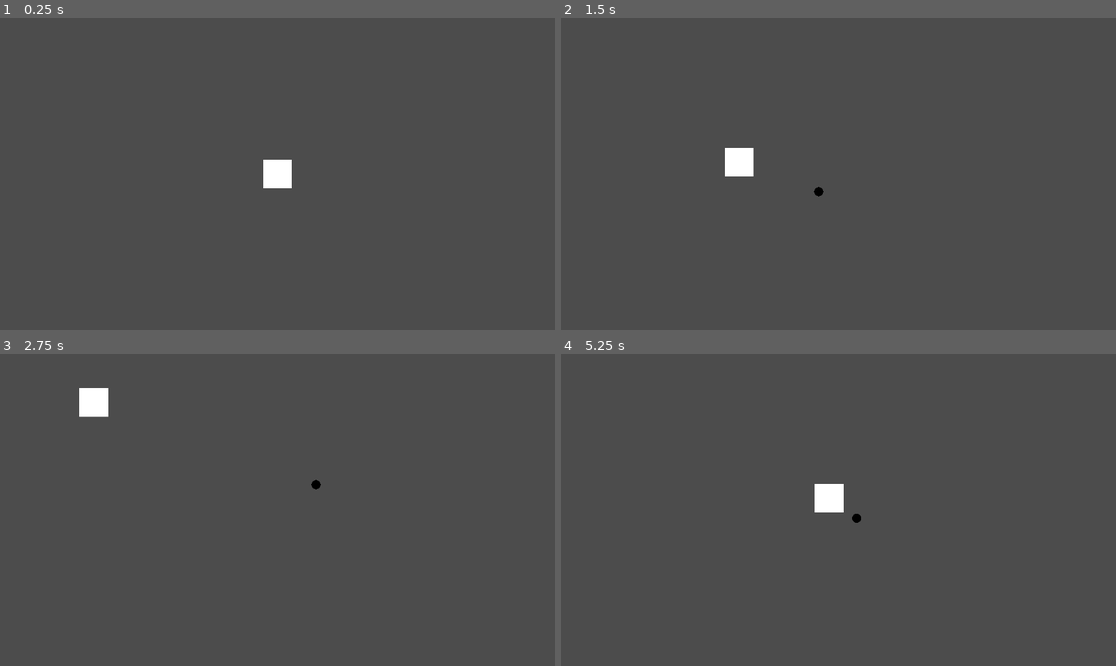
Above: before the commit, frames 1-4 (two rows, left to right).
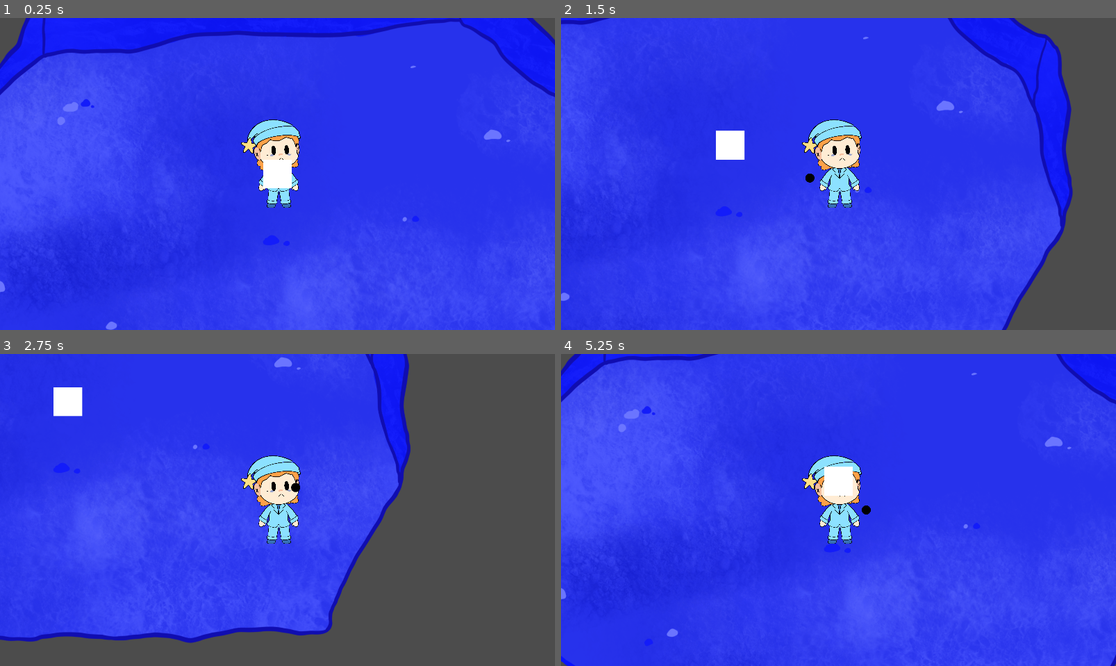
Above: after the commit, the same moments.

Repository: GayFreaks/FiveNightSleep
Game: Godot game, scene res://Levels/Overworld.tscn
The game is run twice, just before and just after one commit, with the same random seed, the same clock (stepped at 60 frames per second) and the same inputs.
Inputs (mouse positions are in pixels of both pictures, inside the frame that each line leads up to):
- Up to frame 1 (0.25 s): no input
- Up to frame 2 (1.5 s): tap Enter at 0.5 s; move the mouse to (960, 158) at 0.52 s; hold D (Move_Right) 0.53-1.28 s; click (960, 158) at 0.67 s; move the mouse to (727, 189) at 1.27 s; hold S (Move_Down) from 1.28 s (still down); click (727, 189) at 1.42 s
- Up to frame 3 (2.75 s): move the mouse to (333, 441) at 2.02 s; release S (Move_Down) at 2.03 s; hold D (Move_Right) from 2.03 s (still down); click (333, 441) at 2.17 s
- Up to frame 4 (5.25 s): move the mouse to (810, 572) at 2.77 s; release D (Move_Right) at 2.78 s; hold W (Move_Up) 2.78-3.53 s; click (810, 572) at 2.92 s; move the mouse to (1005, 556) at 3.52 s; hold A (Move_Left) 3.53-5.03 s; click (1005, 556) at 3.67 s; move the mouse to (672, 463) at 4.27 s; click (672, 463) at 4.42 s; move the mouse to (866, 510) at 5.02 s; hold S (Move_Down) from 5.03 s (still down); click (866, 510) at 5.17 s

The runs differ from the first frame. In frame 1, 99% of the frame differs, in the area x 0-100%, y 0-100%; in frame 2, 89%; in frame 3, 62%; in frame 4, 100%.

Commit message:
Blableb

Diff:
--- a/Levels/Overworld.tscn
+++ b/Levels/Overworld.tscn
@@ -1,12 +1,16 @@
-[gd_scene load_steps=3 format=2]
+[gd_scene load_steps=4 format=2]
 
 [ext_resource path="res://Player.tscn" type="PackedScene" id=1]
+[ext_resource path="res://Assets/Levels/Level1.png" type="Texture" id=2]
 
 [sub_resource type="QuadMesh" id=1]
 size = Vector2( 100, 100 )
 
 [node name="Overworld" type="Node2D"]
 
+[node name="Level1" type="Sprite" parent="."]
+texture = ExtResource( 2 )
+
 [node name="Player" parent="." instance=ExtResource( 1 )]
 
 [node name="MeshInstance2D" type="MeshInstance2D" parent="."]
--- a/Player.tscn
+++ b/Player.tscn
@@ -1,21 +1,35 @@
-[gd_scene load_steps=4 format=2]
+[gd_scene load_steps=6 format=2]
 
 [ext_resource path="res://Scripts/Player.gd" type="Script" id=1]
 [ext_resource path="res://Assets/UI/Direction.png" type="Texture" id=2]
+[ext_resource path="res://Assets/Player.png" type="Texture" id=3]
 
 [sub_resource type="CapsuleShape2D" id=1]
 radius = 80.0
 height = 120.0
 
+[sub_resource type="RectangleShape2D" id=2]
+extents = Vector2( 45.5, 10 )
+
 [node name="Player" type="KinematicBody2D"]
 script = ExtResource( 1 )
 
 [node name="CollisionShape2D" type="CollisionShape2D" parent="."]
+position = Vector2( 0, -20 )
 shape = SubResource( 1 )
+
+[node name="Sprite" type="Sprite" parent="."]
+scale = Vector2( 0.1, 0.1 )
+texture = ExtResource( 3 )
 
 [node name="Camera2D" type="Camera2D" parent="."]
 current = true
-smoothing_enabled = true
 
 [node name="Direction" type="Sprite" parent="."]
 texture = ExtResource( 2 )
+
+[node name="Pillow" type="Area2D" parent="Direction"]
+
+[node name="CollisionShape2D" type="CollisionShape2D" parent="Direction/Pillow"]
+position = Vector2( 35.5, 0 )
+shape = SubResource( 2 )
--- a/Scripts/Player.gd
+++ b/Scripts/Player.gd
@@ -6,6 +6,7 @@
 var speed = 500  # speed in pixels/sec
 var velocity = Vector2.ZERO
 var mouse_pos_rel_player
+var mouse_rot_rel_player
 
 func get_input():
 	var movement_direction = Vector2(Input.get_axis("Move_Left", "Move_Right"), Input.get_axis("Move_Up", "Move_Down"))
@@ -14,9 +15,17 @@
 
 func _unhandled_input(event):
 	if event is InputEventMouse:
-		mouse_pos_rel_player = (get_viewport().get_mouse_position()-get_global_transform_with_canvas().get_origin())
+		var player_on_screen = get_global_transform_with_canvas().get_origin()
+		var mouse_on_screen = get_viewport().get_mouse_position()
+		mouse_pos_rel_player = mouse_on_screen-player_on_screen
 		mouse_pos_rel_player = mouse_pos_rel_player.clamped(100)
+		mouse_rot_rel_player = mouse_on_screen.angle_to_point(player_on_screen)
 		direction_object.position = mouse_pos_rel_player
+		direction_object.rotation = mouse_rot_rel_player
+
+		if event is InputEventMouseButton:
+			if event.button_index == 1 && event.pressed:
+				print("uwu")
 
 func _physics_process(_delta):
 	velocity = Vector2.ZERO
Binary file added: Assets/Levels/Level1.png
Not shown, added: Assets/Levels/Level1.png.import
Binary file changed: Assets/Player.png
Not shown, added: Assets/Player.png.import
